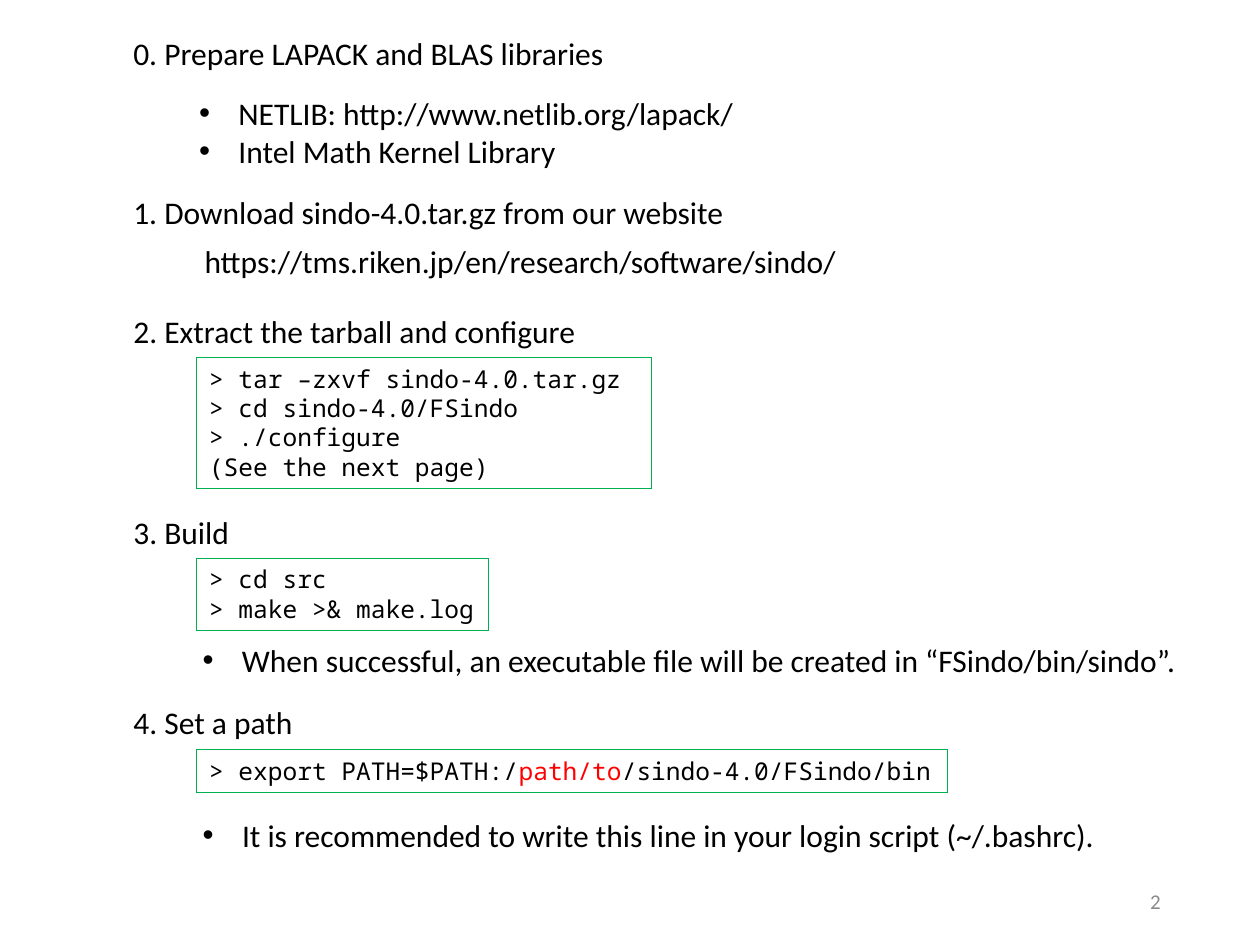
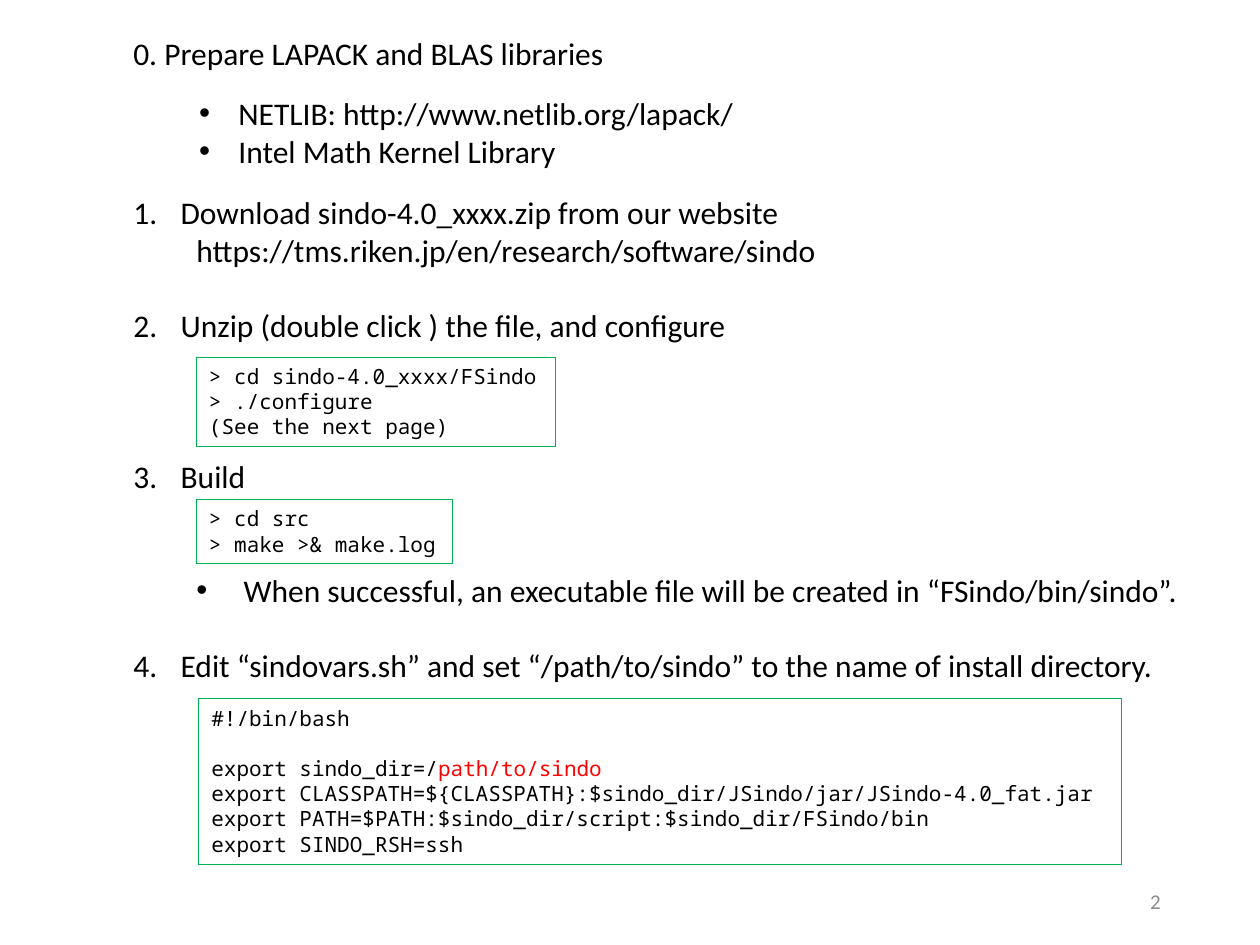
Before and after one commit to yagikiyoshi/sindo, a slide deck: slide 3 of doc/FSindo/install_FSindo.pptx. Drawn at 1260x945 pixels with LibreOffice and Linux fonts; fonts in the diff are those of the drawing. Boxes give left, top, right and bottom in pixels: in the first picture for what was removed or moved away, otherwise in the second. Text is boxed around its words. In the diff, an @@ line names an element or a change of style, - is before the commit and + after.

Commit message:
update document of FSindo

```diff
--- a/doc/FSindo/install_FSindo.pptx
+++ b/doc/FSindo/install_FSindo.pptx
@@ text at (x1=181, y1=202, x2=1177, y2=682): text changed @@
-1. Download sindo-4.0.tar.gz from our website
+1. Download sindo-4.0_xxxx.zip from our website
+  https://tms.riken.jp/en/research/software/sindo
+2. Unzip (double click ) the file, and configure
+3. Build
+  • When successful, an executable file will be created in “FSindo/bin/sindo”.
+4. Edit “sindovars.sh” and set “/path/to/sindo” to the name of install directory.
@@ text removed at (x1=205, y1=251, x2=836, y2=279) @@
-https://tms.riken.jp/en/research/software/sindo/
@@ text removed at (x1=133, y1=321, x2=575, y2=349) @@
-2. Extract the tarball and configure
@@ rectangle "> cd sindo-4.0_xxxx/FSindo" resized from (x1=197, y1=358, x2=651, y2=489) to (x1=197, y1=358, x2=556, y2=447) @@
@@ text in rectangle at (x1=234, y1=368, x2=536, y2=388): text changed; size 14 to 12 pt @@
-> tar –zxvf sindo-4.0.tar.gz
-> cd sindo-4.0/FSindo
+> cd sindo-4.0_xxxx/FSindo
@@ text in rectangle at (x1=209, y1=393, x2=448, y2=439): size 14 to 12 pt in "> ./configure", "(See the next page)" @@
@@ rectangle "> cd src" resized from (x1=197, y1=558, x2=489, y2=630) to (x1=197, y1=500, x2=452, y2=563) @@
@@ rectangle "> cd src" at (x1=197, y1=500, x2=452, y2=563): size 14 to 12 pt @@
@@ text removed at (x1=133, y1=522, x2=229, y2=545) @@
-3. Build
@@ text removed at (x1=242, y1=649, x2=1175, y2=676) @@
-• When successful, an executable file will be created in “FSindo/bin/sindo”.
@@ text removed at (x1=133, y1=712, x2=292, y2=739) @@
-4. Set a path
@@ rectangle added at (x1=199, y1=699, x2=1121, y2=864), outline #00B050 0.75 pt, 12 pt, text #000000 @@
+#!/bin/bash
+export sindo_dir=/path/to/sindo
+export CLASSPATH=${CLASSPATH}:$sindo_dir/JSindo/jar/JSindo-4.0_fat.jar
+export PATH=$PATH:$sindo_dir/script:$sindo_dir/FSindo/bin
+export SINDO_RSH=ssh
@@ rectangle removed at (x1=197, y1=750, x2=948, y2=793) @@
-> export PATH=$PATH:/path/to/sindo-4.0/FSindo/bin
@@ text removed at (x1=242, y1=824, x2=1094, y2=853) @@
-• It is recommended to write this line in your login script (~/.bashrc).
```
Also in this commit, not shown: 2 other slides changed, 10 other files.
